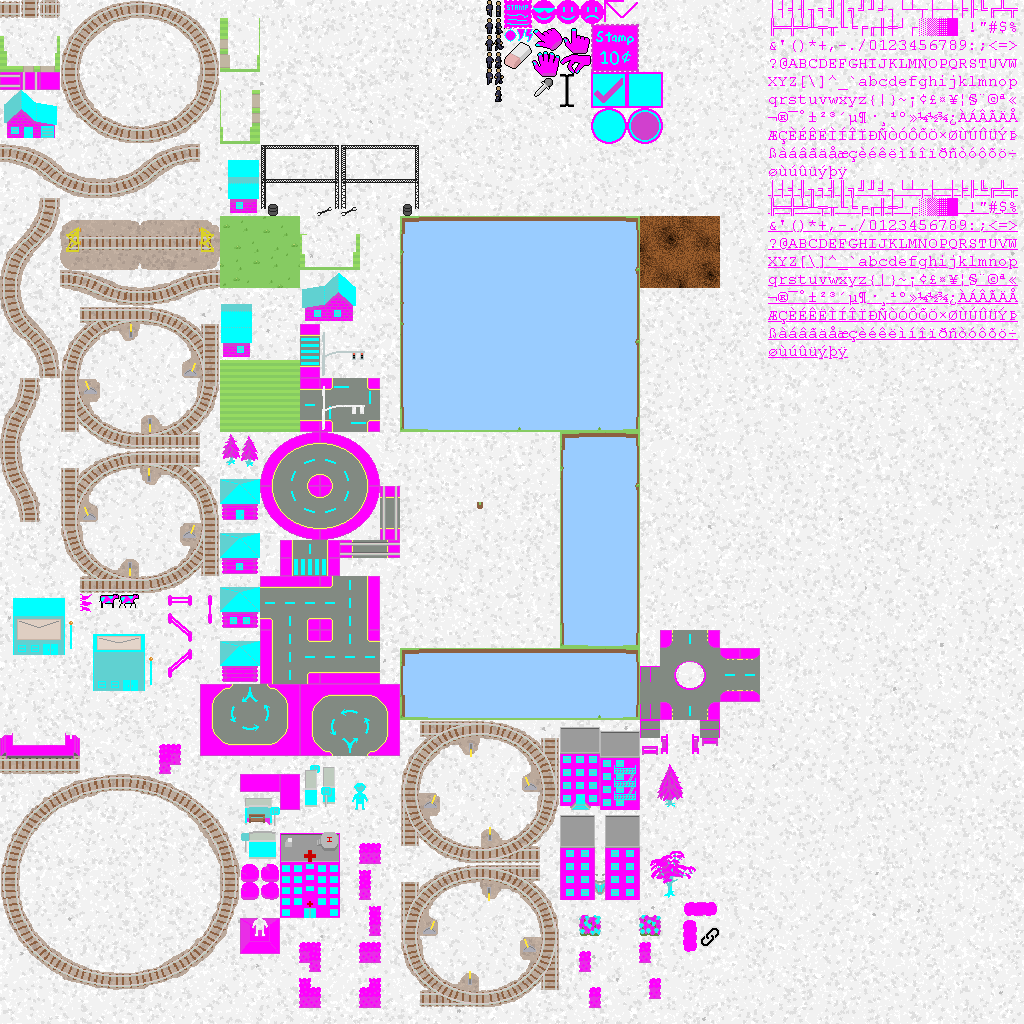
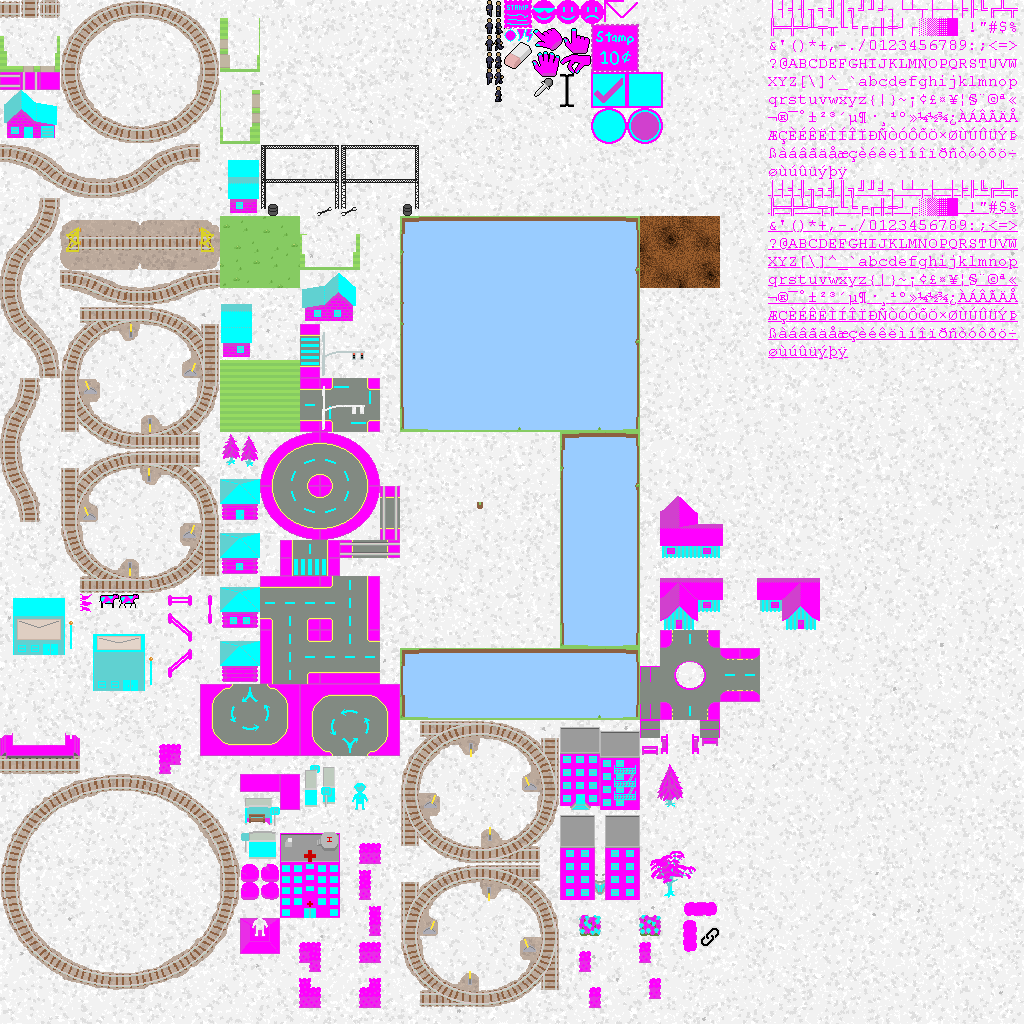
Before/after of a 1024 x 1024 layered artwork. What changed in the layer stack:
painted on "base.png copy" over [660, 496, 820, 630]
